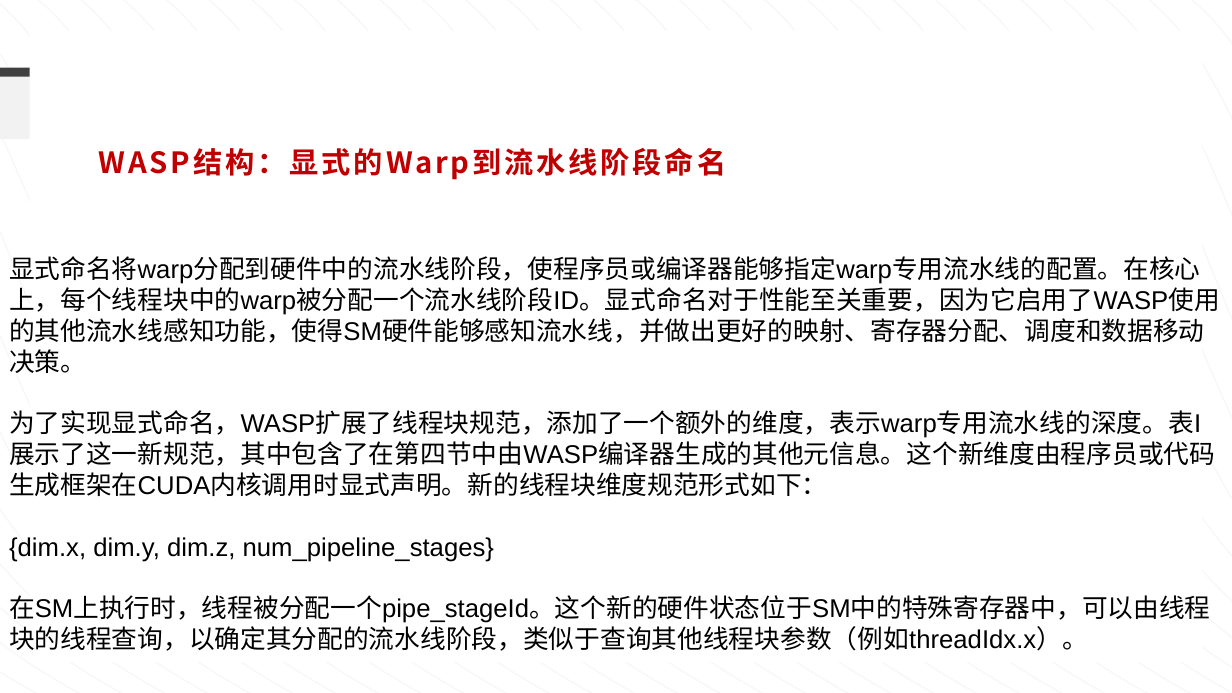
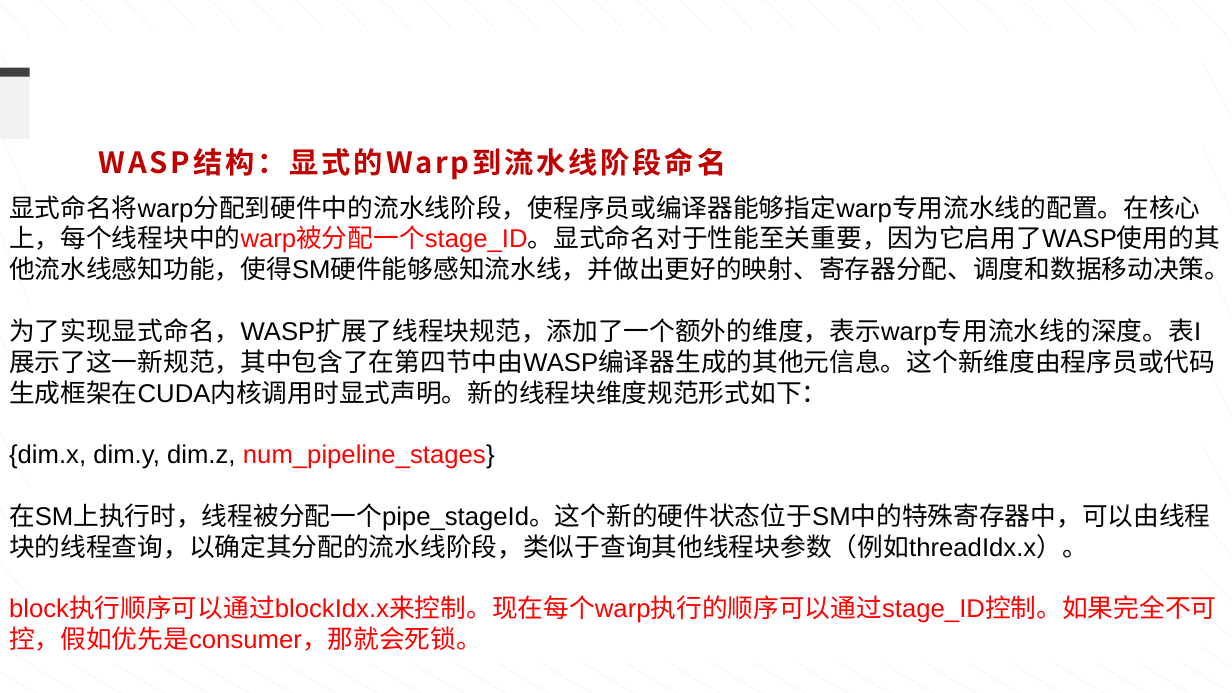
Before and after one commit to ziyuhuang123/dataflow_code, a slide deck: slide 5 of weekly_report/组会-0913.pptx. Drawn at 1232x693 pixels with LibreOffice and Linux fonts; fonts in the diff are those of the drawing. Boxes give left, top, right and bottom in pixels: in the first picture for what was removed or moved away, otherwise in the second. Text is boxed around its words. In the diff, an @@ line names an element or a change of style, - is before the commit and + after.

```diff
--- a/weekly_report/组会-0913.pptx
+++ b/weekly_report/组会-0913.pptx
@@ text "显式命名将warp分配到硬件中的流水线阶段，使程序员或编译器能够指定warp专用流水线的配置。在核心上，每个线程块中的w ...": place and size @@
-text "显式命名将warp分配到硬件中的流水线阶段，使程序员或编译器能够指定warp专用流水线的配置。在核心上，每个线程块中的w ..." at bbox=[9, 256, 1220, 651]
+text "显式命名将warp分配到硬件中的流水线阶段，使程序员或编译器能够指定warp专用流水线的配置。在核心上，每个线程块中的w ..." at bbox=[9, 195, 1230, 651]
@@ text at bbox=[9, 195, 1230, 281]: text changed @@
-显式命名将warp分配到硬件中的流水线阶段，使程序员或编译器能够指定warp专用流水线的配置。在核心上，每个线程块中的warp被分配一个流水线阶段ID。显式命名对于性能至关重要，因为它启用了WASP使用的其他流水线感知功能，使得SM硬件能够感知流水线，并做出更好的映射、寄存器分配、调度和数据移动决策。
+显式命名将warp分配到硬件中的流水线阶段，使程序员或编译器能够指定warp专用流水线的配置。在核心上，每个线程块中的warp被分配一个stage_ID。显式命名对于性能至关重要，因为它启用了WASP使用的其他流水线感知功能，使得SM硬件能够感知流水线，并做出更好的映射、寄存器分配、调度和数据移动决策。
@@ text at bbox=[9, 444, 495, 469]: text colour #000000 to #FF0000 in "num_pipeline_stages}" @@
@@ text at bbox=[9, 596, 1216, 651]: paragraph added @@
+block执行顺序可以通过blockIdx.x来控制。现在每个warp执行的顺序可以通过stage_ID控制。如果完全不可控，假如优先是consumer，那就会死锁。
```
Also in this commit, not shown: 14 other slides changed, 2 slides added, 6 slides removed, 19 other files.
